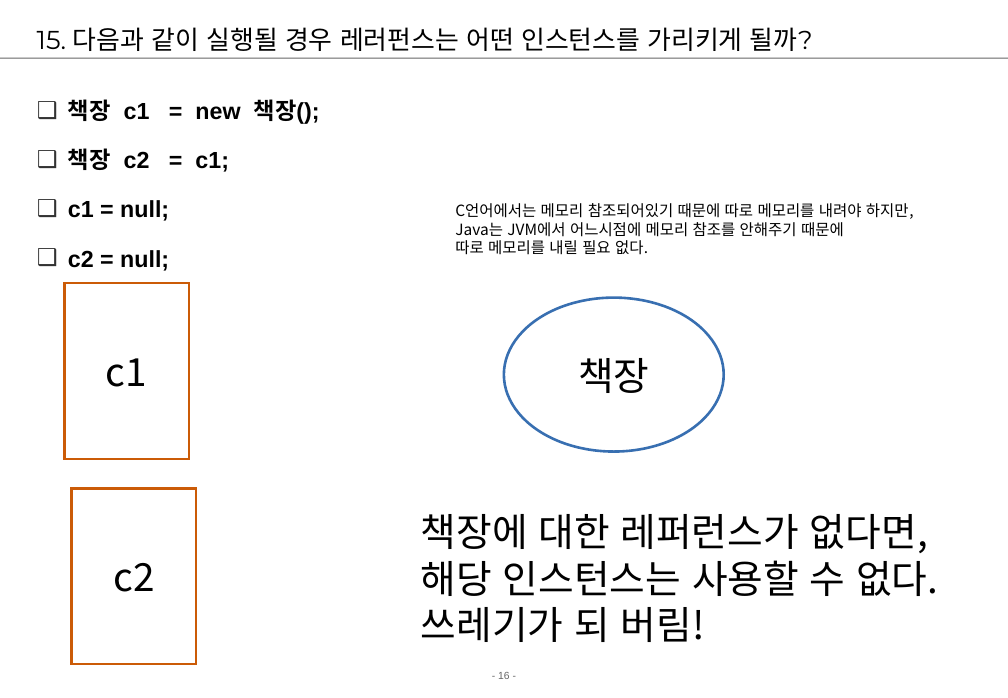
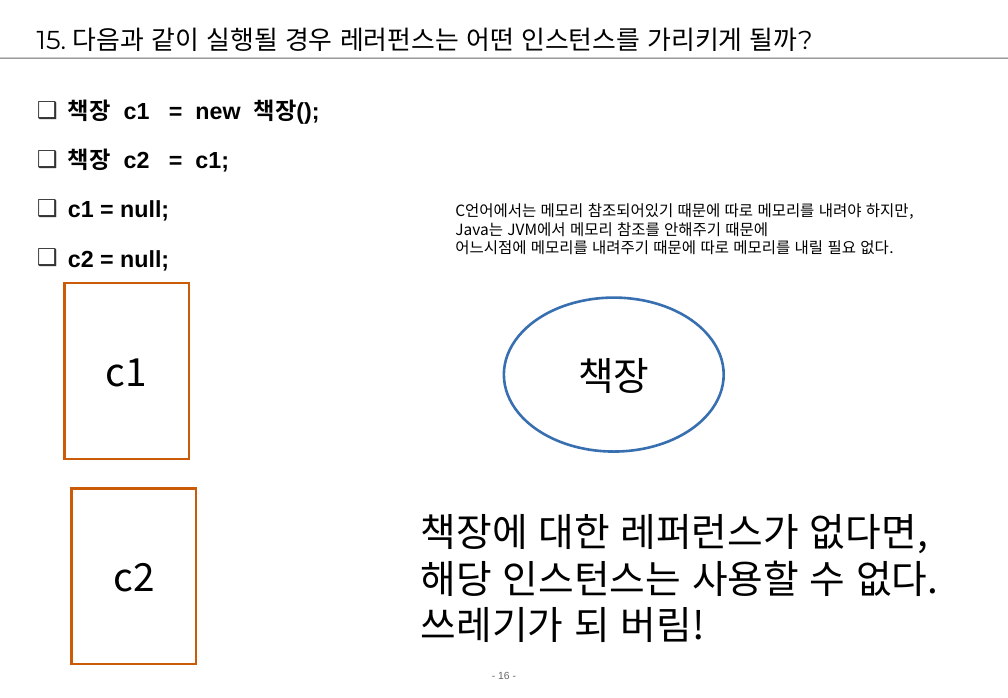
Before and after one commit to young0715/chapter01, a slide deck: slide 16 of src/02.Java기본-객체지향기본개념.ppt. Drawn at 1008x698 pixels with LibreOffice and Linux fonts; fonts in the diff are those of the drawing; background and template pictures are left out. Boxes give left, top, right and bottom in pixels: in the first picture for what was removed or moved away, otherwise in the second. Text is boxed around its words. In the diff, an @@ line names an element or a change of style, - is before the commit and + after.

```diff
--- a/src/02.Java기본-객체지향기본개념.ppt
+++ b/src/02.Java기본-객체지향기본개념.ppt
@@ text at [455, 222, 893, 255]: text changed @@
-Java는 JVM에서 어느시점에 메모리 참조를 안해주기 때문에
-따로 메모리를 내릴 필요 없다.
+Java는 JVM에서 메모리 참조를 안해주기 때문에
+어느시점에 메모리를 내려주기 때문에 따로 메모리를 내릴 필요 없다.
```
Also in this commit, not shown: 5 slides added, 3 other files.
